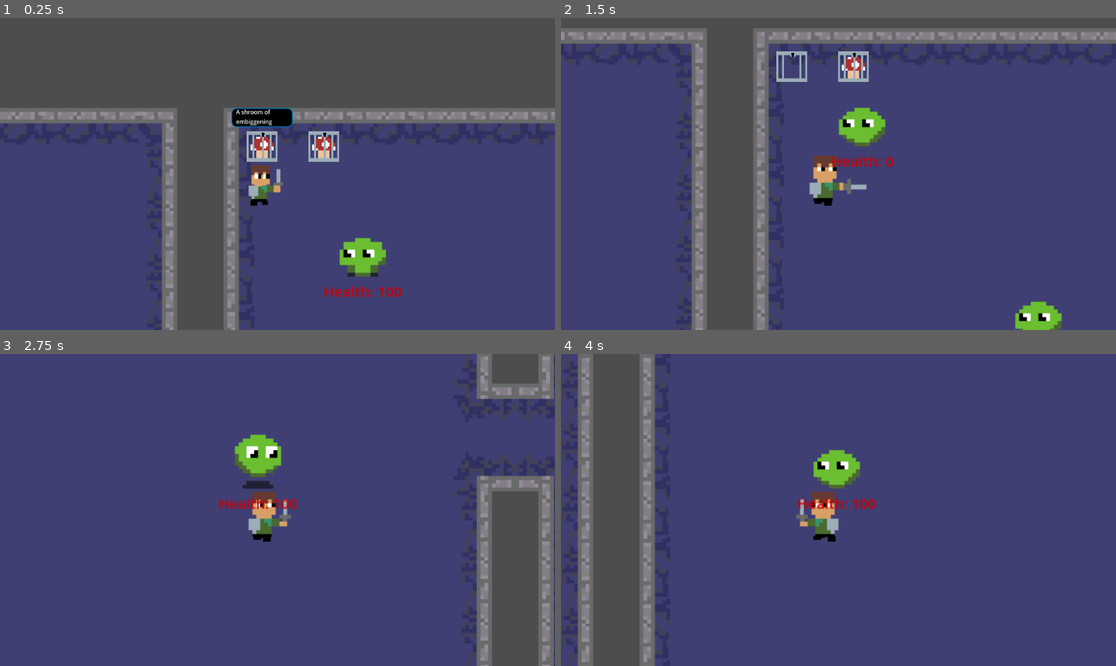
Above: before the commit, frames 1-4 (two rows, left to right).
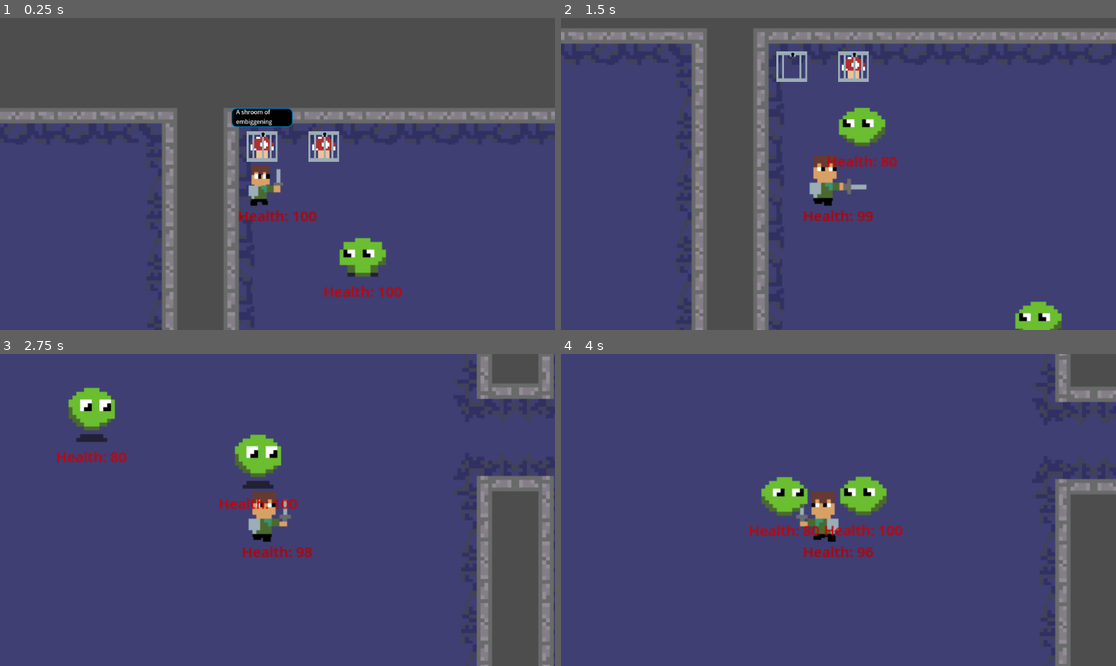
Above: after the commit, the same moments.

Repository: beml201/dungeon_game1
Game: Godot game, scene res://scenes/main.tscn
Same seed, same stepped clock (60 frames per second), same inputs: the game is played once before the commit and once after it.
Inputs (mouse positions are in pixels of both pictures, inside the frame that each line leads up to):
- Up to frame 1 (0.25 s): no input
- Up to frame 2 (1.5 s): move the mouse to (960, 158) at 0.52 s; hold D (right) 0.53-1.28 s; click (960, 158) at 0.6 s; move the mouse to (727, 189) at 1.27 s; hold S (down) from 1.28 s (still down); click (727, 189) at 1.35 s
- Up to frame 3 (2.75 s): move the mouse to (333, 441) at 2.02 s; release S (down) at 2.03 s; hold D (right) from 2.03 s (still down); click (333, 441) at 2.1 s
- Up to frame 4 (4 s): move the mouse to (810, 572) at 2.77 s; release D (right) at 2.78 s; hold W (up) 2.78-3.53 s; click (810, 572) at 2.85 s; move the mouse to (1005, 556) at 3.52 s; hold A (left) from 3.53 s (still down); click (1005, 556) at 3.6 s

The runs differ from the first frame. In frame 1, 0.2% of the frame differs, in the area x 43-58%, y 61-66%; in frame 2, 0.5%; in frame 3, 1.5%; in frame 4, 27%, in the area x 0-100%, y 0-100%.

Commit message:
Changed attacking method

Diff:
--- a/scenes/sam.tscn
+++ b/scenes/sam.tscn
@@ -121,6 +121,37 @@
 "walking-slash": SubResource("Animation_mc3fb")
 }
 
+[sub_resource type="Animation" id="Animation_kfqt2"]
+length = 0.001
+tracks/0/type = "value"
+tracks/0/imported = false
+tracks/0/enabled = true
+tracks/0/path = NodePath("Arm:frame")
+tracks/0/interp = 1
+tracks/0/loop_wrap = true
+tracks/0/keys = {
+"times": PackedFloat32Array(0),
+"transitions": PackedFloat32Array(1),
+"update": 1,
+"values": [0]
+}
+
+[sub_resource type="Animation" id="Animation_syhbe"]
+resource_name = "attack"
+length = 0.3
+tracks/0/type = "value"
+tracks/0/imported = false
+tracks/0/enabled = true
+tracks/0/path = NodePath("Arm:frame")
+tracks/0/interp = 1
+tracks/0/loop_wrap = true
+tracks/0/keys = {
+"times": PackedFloat32Array(0, 0.1, 0.2),
+"transitions": PackedFloat32Array(1, 1, 1),
+"update": 1,
+"values": [0, 2, 3]
+}
+
 [sub_resource type="Animation" id="Animation_47k0u"]
 resource_name = "static"
 length = 0.5
@@ -135,37 +166,6 @@
 "transitions": PackedFloat32Array(1, 1, 1),
 "update": 1,
 "values": [0, 1, 0]
-}
-
-[sub_resource type="Animation" id="Animation_kfqt2"]
-length = 0.001
-tracks/0/type = "value"
-tracks/0/imported = false
-tracks/0/enabled = true
-tracks/0/path = NodePath("Arm:frame")
-tracks/0/interp = 1
-tracks/0/loop_wrap = true
-tracks/0/keys = {
-"times": PackedFloat32Array(0),
-"transitions": PackedFloat32Array(1),
-"update": 1,
-"values": [0]
-}
-
-[sub_resource type="Animation" id="Animation_syhbe"]
-resource_name = "attack"
-length = 0.3
-tracks/0/type = "value"
-tracks/0/imported = false
-tracks/0/enabled = true
-tracks/0/path = NodePath("Arm:frame")
-tracks/0/interp = 1
-tracks/0/loop_wrap = true
-tracks/0/keys = {
-"times": PackedFloat32Array(0, 0.1, 0.2),
-"transitions": PackedFloat32Array(1, 1, 1),
-"update": 1,
-"values": [0, 2, 3]
 }
 
 [sub_resource type="AnimationLibrary" id="AnimationLibrary_tdy6o"]
@@ -175,6 +175,37 @@
 "static": SubResource("Animation_47k0u")
 }
 
+[sub_resource type="Animation" id="Animation_xlysp"]
+length = 0.001
+tracks/0/type = "value"
+tracks/0/imported = false
+tracks/0/enabled = true
+tracks/0/path = NodePath("Eye:frame")
+tracks/0/interp = 1
+tracks/0/loop_wrap = true
+tracks/0/keys = {
+"times": PackedFloat32Array(0),
+"transitions": PackedFloat32Array(1),
+"update": 1,
+"values": [0]
+}
+
+[sub_resource type="Animation" id="Animation_epbmo"]
+resource_name = "attack"
+length = 0.5
+tracks/0/type = "value"
+tracks/0/imported = false
+tracks/0/enabled = true
+tracks/0/path = NodePath("Eye:frame")
+tracks/0/interp = 1
+tracks/0/loop_wrap = true
+tracks/0/keys = {
+"times": PackedFloat32Array(0, 0.0666667, 0.133333, 0.233333, 0.333333, 0.4, 0.466667),
+"transitions": PackedFloat32Array(1, 1, 1, 1, 1, 1, 1),
+"update": 1,
+"values": [0, 1, 2, 3, 2, 1, 0]
+}
+
 [sub_resource type="Animation" id="Animation_ukogc"]
 resource_name = "static"
 length = 0.5
@@ -189,37 +220,6 @@
 "transitions": PackedFloat32Array(1, 1, 1),
 "update": 1,
 "values": [0, 1, 0]
-}
-
-[sub_resource type="Animation" id="Animation_xlysp"]
-length = 0.001
-tracks/0/type = "value"
-tracks/0/imported = false
-tracks/0/enabled = true
-tracks/0/path = NodePath("Eye:frame")
-tracks/0/interp = 1
-tracks/0/loop_wrap = true
-tracks/0/keys = {
-"times": PackedFloat32Array(0),
-"transitions": PackedFloat32Array(1),
-"update": 1,
-"values": [0]
-}
-
-[sub_resource type="Animation" id="Animation_epbmo"]
-resource_name = "attack"
-length = 0.5
-tracks/0/type = "value"
-tracks/0/imported = false
-tracks/0/enabled = true
-tracks/0/path = NodePath("Eye:frame")
-tracks/0/interp = 1
-tracks/0/loop_wrap = true
-tracks/0/keys = {
-"times": PackedFloat32Array(0, 0.0666667, 0.133333, 0.233333, 0.333333, 0.4, 0.466667),
-"transitions": PackedFloat32Array(1, 1, 1, 1, 1, 1, 1),
-"update": 1,
-"values": [0, 1, 2, 3, 2, 1, 0]
 }
 
 [sub_resource type="AnimationLibrary" id="AnimationLibrary_ngt45"]
@@ -307,6 +307,23 @@
 [node name="attack_duration" type="Timer" parent="."]
 wait_time = 0.15
 
+[node name="HealthLabel" type="Label" parent="."]
+anchors_preset = 8
+anchor_left = 0.5
+anchor_top = 0.5
+anchor_right = 0.5
+anchor_bottom = 0.5
+offset_left = -41.0
+offset_top = 32.0
+offset_right = 41.0
+offset_bottom = 55.0
+grow_horizontal = 2
+grow_vertical = 2
+theme_override_colors/font_color = Color(0.733333, 0, 0, 1)
+theme_override_font_sizes/font_size = 15
+text = "Health: 100"
+horizontal_alignment = 1
+
 [connection signal="animation_finished" from="Basic_Animations" to="." method="_on_animation_player_animation_finished"]
 [connection signal="animation_finished" from="Basic_Animations" to="." method="_on_basic_animations_animation_finished"]
 [connection signal="body_entered" from="hit_box" to="." method="_on_hit_box_body_entered"]
--- a/scripts/global.gd
+++ b/scripts/global.gd
@@ -16,4 +16,6 @@
 var player_can_upgrade = true
 
 # Public calls
+signal player_attack
+signal mob_attack
 signal magic_mushroom
--- a/scripts/mob_slime.gd
+++ b/scripts/mob_slime.gd
@@ -1,17 +1,27 @@
 extends CharacterBody2D
 
+# MetaData
 var speed = 100 +randi()%20
+var health := 100
+var strength := 1
+var attack_speed := 1.0
+
+# Other variables
+var player = null
 var player_chase = false
-var player = null
-var health = 100
+var is_attacking = false
 var in_range = false
 var player_attack_cooldown
 var mob_direction = "left"
 #var player_current_attack = false
 
+func _ready():
+	Global.connect("player_attack", _take_damage)
+
 func _physics_process(delta):
 	get_node ("AnimationPlayer").play("jump")
-	deal_with_damage()
+	attack()
+	#deal_with_damage()
 	if player_chase:
 		velocity = player.global_position - global_position
 		$Sprite2D.flip_h = sign(velocity[0])==1
@@ -20,6 +30,20 @@
 			mob_direction = "right"
 		elif velocity[0]<0:
 			mob_direction = "left"
+
+func _take_damage(damage):
+	if in_range and Global.player_direction!=mob_direction:
+		health -= damage
+		$HealthLabel.text = "Health: "+str(max(0,health))
+		if health<=0:
+			queue_free()
+
+func attack():
+	if in_range and not is_attacking:
+		is_attacking = true
+		Global.mob_attack.emit(strength)
+		await get_tree().create_timer(attack_speed).timeout
+		is_attacking = false
 
 func get_input():
 	var input_direction = Input.get_vector("left", "right", "up", "down")
@@ -46,7 +70,7 @@
 
 func deal_with_damage():
 	if in_range and Global.player_current_attack and Global.player_direction!=mob_direction:
-		health -= 20
+		#health -= 20
 		player_attack_cooldown = false
 		$attack_cooldown.start()
 		#position += (global_position - player.global_position)
--- a/scripts/mushroom.gd
+++ b/scripts/mushroom.gd
@@ -1,5 +1,8 @@
 extends CharacterBody2D
 
+# MetaData
+
+# Other variables
 var in_range = false
 var sprite_changed = false
 var mushroom_type = 'EMBIGGEN'
@@ -10,9 +13,23 @@
 		$Sprite2D.texture = load("res://assets/mush in cage.png")
 	else:
 		$Sprite2D.texture = load("res://assets/green mush in cage.png")
+	Global.connect("player_attack", _player_interact)
 
 func _physics_process(delta: float) -> void:
-	if in_range and Global.player_current_attack and not sprite_changed:
+	pass
+	#if in_range and Global.player_current_attack and not sprite_changed:
+	#	sprite_changed = true
+	#	if Global.player_can_upgrade:
+	#		Global.magic_mushroom.emit("EMBIGGEN")
+	#		$TextBox/Label.text = "An empty cage..."
+	#		$Sprite2D.texture = load("res://assets/cage.png")
+	#	else:
+	#		Global.magic_mushroom.emit()
+	#		$TextBox/Label.text = "The caged mushroom stays caged..."
+	#	Global.player_can_upgrade = false
+
+func _player_interact(strength):
+	if in_range and not sprite_changed:
 		sprite_changed = true
 		if Global.player_can_upgrade:
 			Global.magic_mushroom.emit("EMBIGGEN")
@@ -28,7 +45,8 @@
 		$TextBox.show()
 		in_range = true
 	else:
-		print(body)
+		pass
+		#print(body)
 	pass # Replace with function body.
 
 
--- a/scripts/sam.gd
+++ b/scripts/sam.gd
@@ -1,19 +1,31 @@
 extends CharacterBody2D
 
+# MetaData
 @export var speed = 400
+var health := 100
+var strength := 20
 
+# Other variables
 var mob_slime_inattack_range = false
 var mob_slime_attack_cooldown = true
-var health = 100
 var player_alive = true
 var attack_ip = false
 var is_big = false
+var is_attacking = false
 #var player_current_attack = false
 #@onready var SpriteChange = load("res://scenes/mushroom.tscn").instantiate()
 func _ready() -> void:
 	print("READY!")
+	Global.connect("mob_attack", _take_damage)
 	Global.connect("magic_mushroom", _on_spritechange)
 #	SpriteChange.spritechange.connect(_on_spritechange)
+func _take_damage(damage):
+	health -= damage
+	$HealthLabel.text = "Health: "+str(max(0,health))
+	if health<=0:
+		queue_free()
+		print("DEATH!!!")
+
 func _on_spritechange(event):
 	if event=="EMBIGGEN":
 		$Sprite2D.texture = load("res://assets/animations/lil dude walking.png")
@@ -52,15 +64,22 @@
 			$Sprite2D/SwordHit/sword.position.x = 18.5
 		else:
 			$Sprite2D/SwordHit/sword.position.x = 9
+	# Animation code
 	velocity = input_direction * speed
-	if velocity != Vector2(0,0):
-		if Global.player_current_attack == true:
-			get_node("Basic_Animations").play("walking-slash")
+	if not is_attacking:
+		if velocity != Vector2(0,0):
+			$Basic_Animations.play("walking")
+		else:
+			$Basic_Animations.stop()
+	#if is_attacking:
+	#	$Basic_Animations.play("walking-slash")
+		#if Global.player_current_attack == true or is_attacking:
+			#get_node("Basic_Animations").play("walking-slash")
 			#$attack_duration.start()
-		else:
-			get_node("Basic_Animations").play("walking")
-	elif Global.player_current_attack == false:
-		get_node("Basic_Animations").stop()
+		#else:
+		#	get_node("Basic_Animations").play("walking")
+	#elif Global.player_current_attack == false:
+	#	get_node("Basic_Animations").stop()
 
 func _physics_process(delta):
 	get_input()
@@ -73,12 +92,18 @@
 		self.queue_free()
 
 func _input(event):
-	if event is InputEventMouseButton and Global.player_can_attack:
-		Global.player_current_attack = true
-		Global.player_can_attack = false
-		get_node("Basic_Animations").play("slash")
-		print("attacking")
+	if event.is_action("attack") and not is_attacking:
+		is_attacking = true
+		Global.player_attack.emit(strength)
+		$Basic_Animations.play("walking-slash")
+		#print('attack')
+	#if event is InputEventMouseButton and Global.player_can_attack:
+		#Global.player_current_attack = true
+		#Global.player_can_attack = false
+	#	get_node("Basic_Animations").play("slash")
+	#	print("attacking")
 		#$attack_duration.start()
+
 
 #func attack():
 	#if Input.is_action_just_pressed("attack"):
@@ -116,9 +141,11 @@
 
 
 func _on_animation_player_animation_finished(anim_name):
+	#print(anim_name)
 	if anim_name == "slash" or anim_name == "walking-slash":
+		is_attacking = false
 		Global.player_current_attack = false
 		Global.player_can_attack = true
-		print("player_can_attack")
+		#print("player_can_attack")
 	else:
 		return
